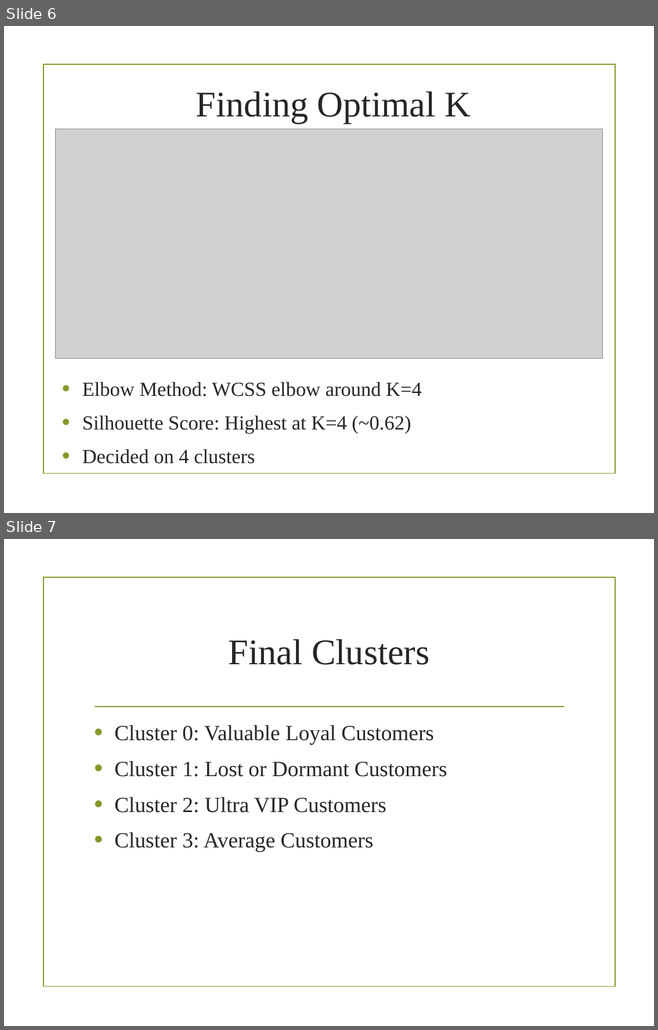
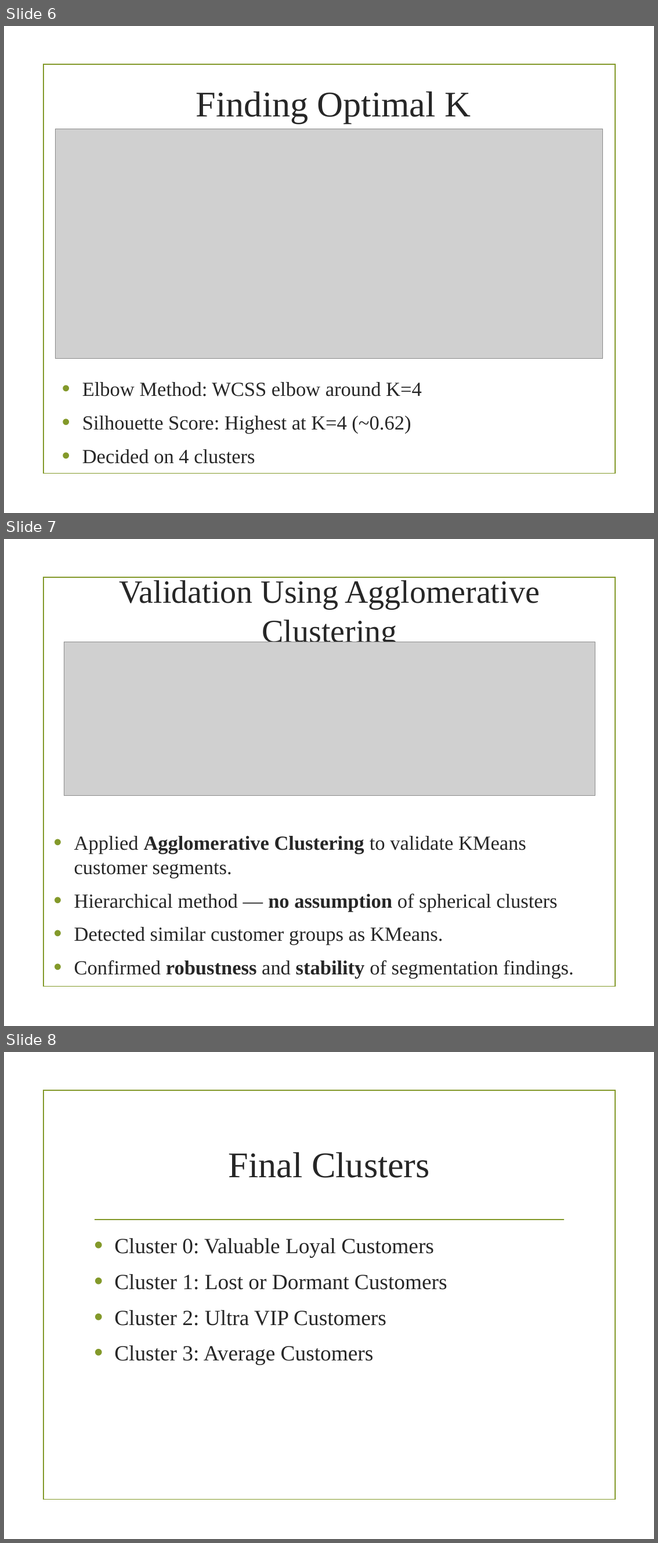
Before and after one commit to Shyli6/Customer-Segmentation, a slide deck: customer_segmentation_presentation.pptx. Shown one above the other, each under a label of ours: slides 6 and 7 before the commit, slides 6, 7 and 8 after it. The pictures are 658x1030 and 658x1543 pixels, drawn with LibreOffice and Linux fonts; fonts in the diff are those of the drawing; grey boxes stand for pictures; background and template pictures are left out. Boxes give left, top, right and bottom in pixels: in the first picture for what was removed or moved away, otherwise in the second. Text is boxed around its words. In the diff, an @@ line names an element or a change of style, - is before the commit and + after.

Commit message:
Updated final ppt

```diff
--- a/customer_segmentation_presentation.pptx
+++ b/customer_segmentation_presentation.pptx
@@ slide 7 added at [4, 539, 654, 1026], background picture (left out); not listed: 1 template element that a slide beside it also shows @@
@@ title added at [119, 580, 539, 648], 36 pt, text #262626 @@
+Validation Using Agglomerative Clustering
@@ picture added at [64, 642, 594, 795] @@
@@ text added at [74, 836, 574, 979], 22.2 pt, text #262626 @@
+• Applied Agglomerative Clustering to validate KMeans customer segments.
+• Hierarchical method — no assumption of spherical clusters
+• Detected similar customer groups as KMeans.
+• Confirmed robustness and stability of segmentation findings.
@@ what was slide 7 is now slide 8 @@
```
